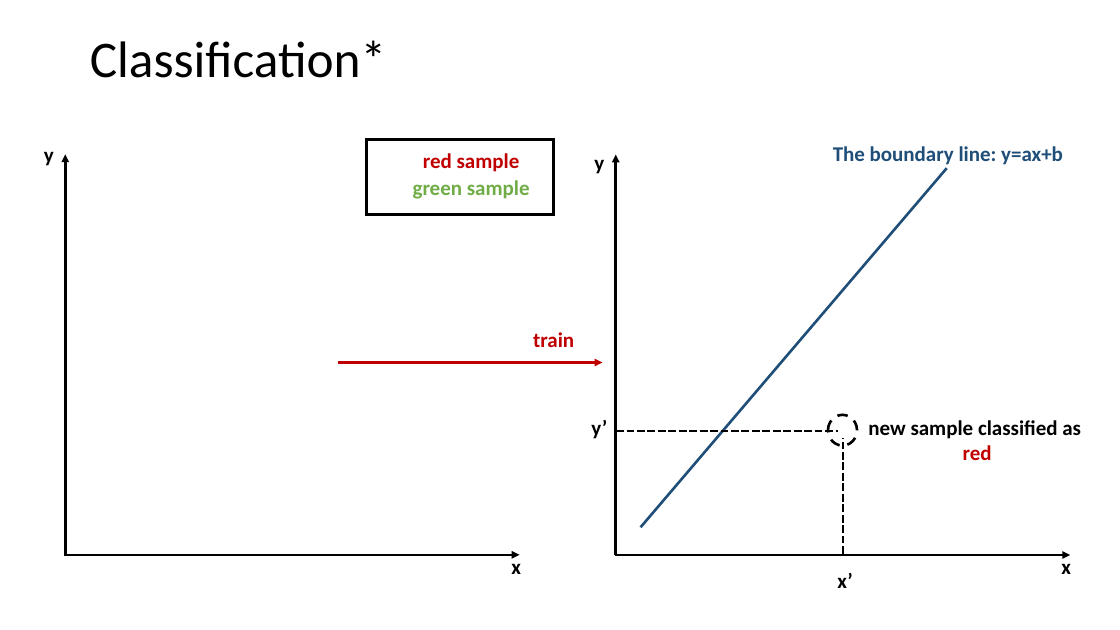
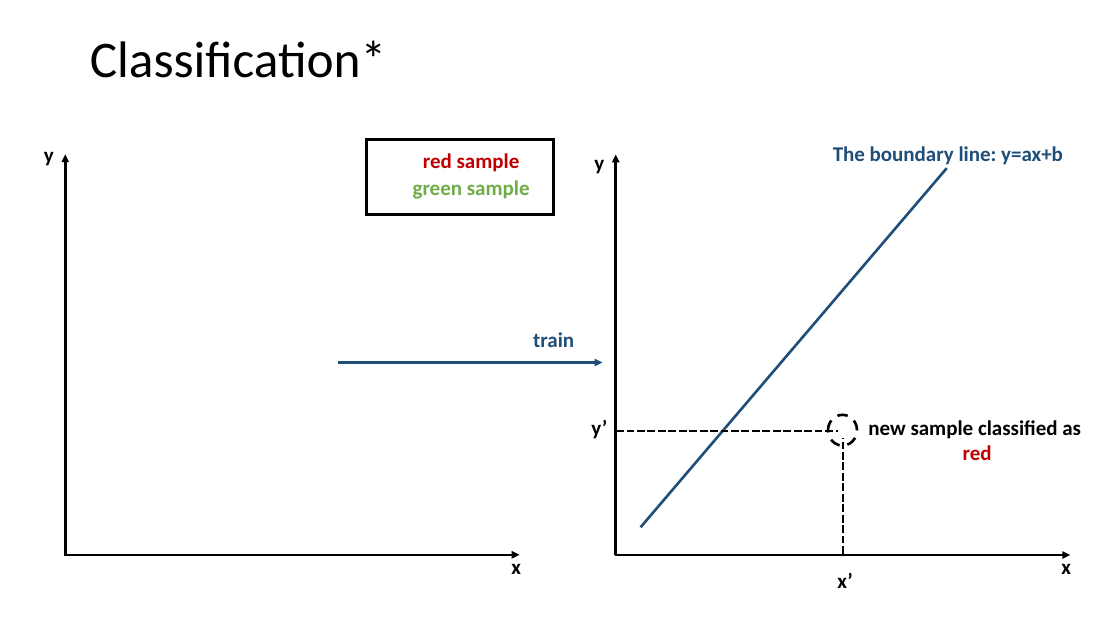
Before and after one commit to fsb-edu/ML4Food, a slide deck: slide 19 of images/Graphics of ML4Food.pptx. Drawn at 1120x630 pixels with LibreOffice and Linux fonts; fonts in the diff are those of the drawing; background and template pictures are left out. Boxes give left, top, right and bottom in pixels: in the first picture for what was removed or moved away, otherwise in the second. Text is boxed around its words. In the diff, an @@ line names an element or a change of style, - is before the commit and + after.

```diff
--- a/images/Graphics of ML4Food.pptx
+++ b/images/Graphics of ML4Food.pptx
@@ text "train" at (533,332,574,347): text colour #C00000 to #1F4E79 @@
@@ arrow (338, 363) - (602, 363): stroke #C00000 2.25 pt to #1F4E79 2.25 pt @@
```
Also in this commit, not shown: 1 other slide changed, 6 other files.
